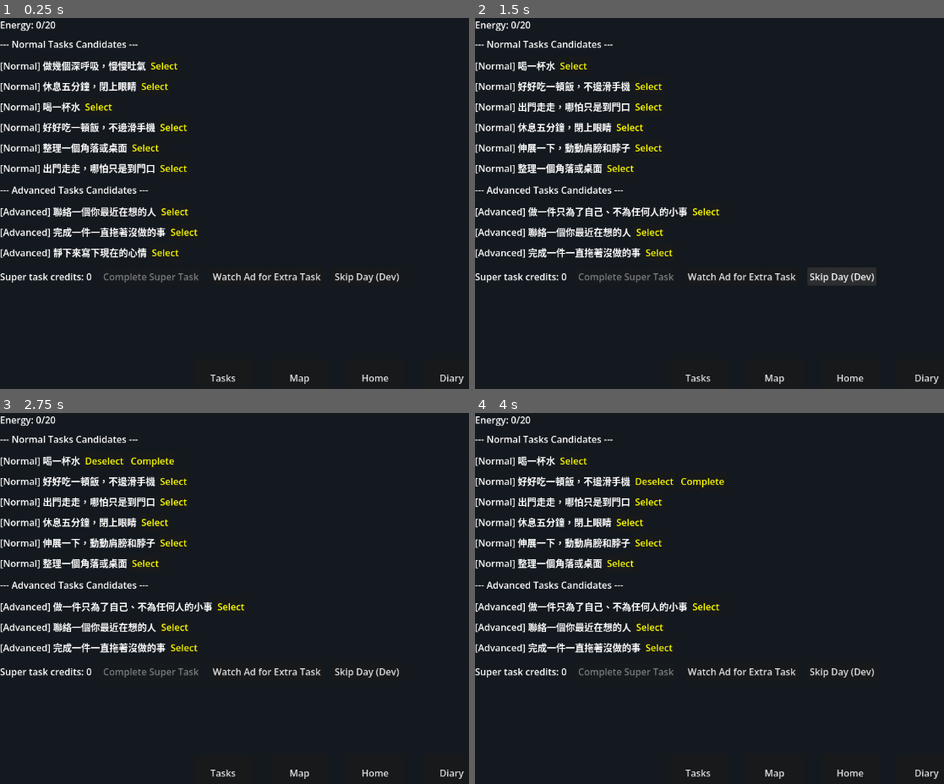
Above: before the commit, frames 1-4 (two rows, left to right).
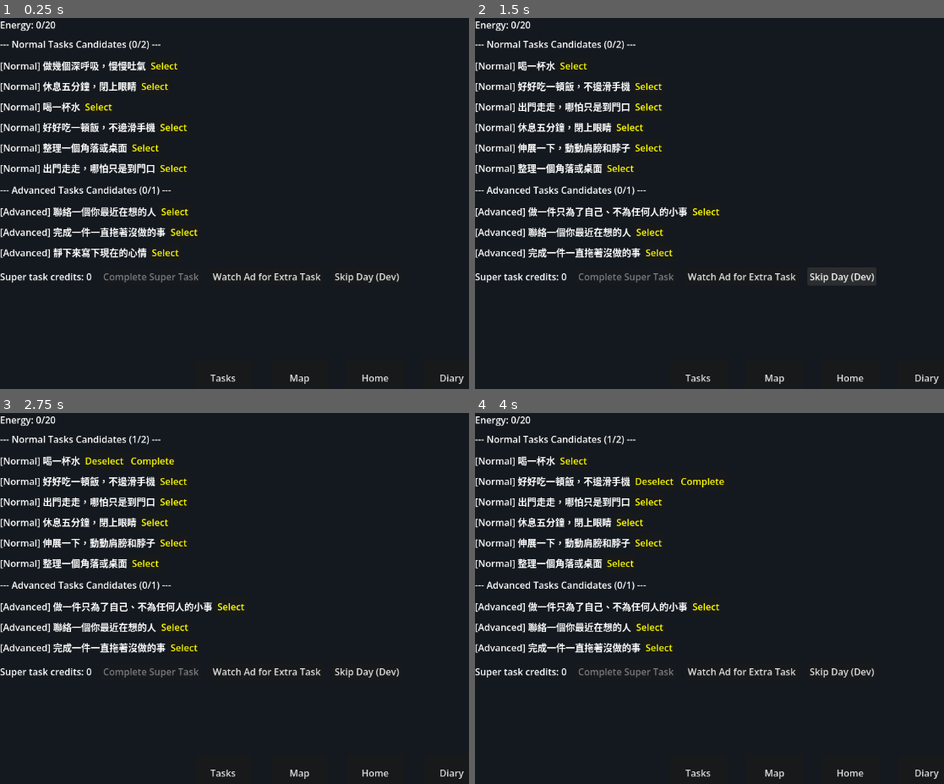
Above: after the commit, the same moments.

Repository: shellpig/Sparkote
Game: Godot game, scene res://scenes/main.tscn
Two runs of this game, one before a commit and one after it. Both use one fixed random seed, a clock stepped at 60 frames per second and the inputs below.
Inputs:
- Up to frame 1 (0.25 s): no input
- Up to frame 2 (1.5 s): click "Skip Day (Dev)" at 0.5 s; click "Skip Day (Dev)" at 1.25 s
- Up to frame 3 (2.75 s): click "Select" at 2 s
- Up to frame 4 (4 s): click "Deselect" at 2.75 s; click "Select" at 3.5 s

The runs differ from the first frame. In frame 1, 0.1% of the frame differs, in the area x 27-37%, y 6-48%; in frame 2, 0.1%; in frame 3, 0.1%; in frame 4, 0.1%.

Commit message:
Implement task select counts, dynamic ad task capacity, and buttons colors

Diff:
--- a/scripts/autoload/game_state.gd
+++ b/scripts/autoload/game_state.gd
@@ -195,6 +195,8 @@
 	var slot_type = "advanced" if is_advanced else "normal"
 	var current_selected = today_selected[slot_type]
 	var limit = Config.get_daily_slots(slot_type)
+	if is_advanced and daily_ad_extra_claimed:
+		limit += 1
 	if current_selected.size() >= limit:
 		return false
 	if not (task_id in current_selected):
--- a/scripts/autoload/task_system.gd
+++ b/scripts/autoload/task_system.gd
@@ -134,8 +134,9 @@
 			unselected.append(t_id)
 
 	if not unselected.is_empty():
+		GameState.mark_daily_ad_extra_claimed()
 		GameState.set_extra_advanced(unselected[0])
-		GameState.mark_daily_ad_extra_claimed()
+		GameState.choose_task(unselected[0], true)
 	else:
 		printerr("TaskSystem: No unselected advanced candidates available to unlock.")
 
--- a/scripts/ui/task_page.gd
+++ b/scripts/ui/task_page.gd
@@ -4,6 +4,8 @@
 @onready var warning_label: Label = $VBoxContainer/Header/WarningLabel
 @onready var normal_container: VBoxContainer = $VBoxContainer/NormalCandidates
 @onready var advanced_container: VBoxContainer = $VBoxContainer/AdvancedCandidates
+@onready var normal_label: Label = $VBoxContainer/NormalCandidatesLabel
+@onready var advanced_label: Label = $VBoxContainer/AdvancedCandidatesLabel
 @onready var super_task_button: Button = $VBoxContainer/Footer/SuperTaskButton
 @onready var super_credits_label: Label = $VBoxContainer/Footer/SuperCreditsLabel
 @onready var ad_button: Button = $VBoxContainer/Footer/AdButton
@@ -47,6 +49,17 @@
 	# Update ad button
 	ad_button.disabled = GameState.daily_ad_extra_claimed
 
+	# Update candidate section headers with selected/limit counts
+	var norm_selected = GameState.today_selected.get("normal", [])
+	var norm_limit = Config.get_daily_slots("normal")
+	normal_label.text = "--- Normal Tasks Candidates (%d/%d) ---" % [norm_selected.size(), norm_limit]
+
+	var adv_selected = GameState.today_selected.get("advanced", [])
+	var adv_limit = Config.get_daily_slots("advanced")
+	if GameState.daily_ad_extra_claimed:
+		adv_limit += 1
+	advanced_label.text = "--- Advanced Tasks Candidates (%d/%d) ---" % [adv_selected.size(), adv_limit]
+
 	# Re-populate candidates
 	_populate_candidates()
 
@@ -60,6 +73,9 @@
 	# Normal candidates
 	var norm_candidates = GameState.today_candidates.get("normal", [])
 	var norm_selected = GameState.today_selected.get("normal", [])
+	var norm_limit = Config.get_daily_slots("normal")
+	var norm_full = norm_selected.size() >= norm_limit
+
 	for task_id in norm_candidates:
 		var task_data = Content.get_task(task_id)
 		var text = task_data.get("text", task_id)
@@ -74,10 +90,18 @@
 		if not is_completed:
 			var select_btn = Button.new()
 			select_btn.text = "Deselect" if is_selected else "Select"
-			select_btn.add_theme_color_override("font_color", Color.YELLOW)
-			select_btn.add_theme_color_override("font_hover_color", Color.YELLOW)
-			select_btn.add_theme_color_override("font_pressed_color", Color.YELLOW)
-			select_btn.add_theme_color_override("font_focus_color", Color.YELLOW)
+
+			var btn_color = Color.YELLOW
+			if not is_selected and norm_full:
+				btn_color = Color.GRAY
+				select_btn.disabled = true
+
+			select_btn.add_theme_color_override("font_color", btn_color)
+			select_btn.add_theme_color_override("font_hover_color", btn_color)
+			select_btn.add_theme_color_override("font_pressed_color", btn_color)
+			select_btn.add_theme_color_override("font_focus_color", btn_color)
+			select_btn.add_theme_color_override("font_disabled_color", Color.GRAY)
+
 			select_btn.pressed.connect(func():
 				if is_selected:
 					GameState.unchoose_task(task_id, false)
@@ -104,11 +128,15 @@
 	var adv_candidates = GameState.today_candidates.get("advanced", [])
 	var adv_selected = GameState.today_selected.get("advanced", [])
 	var extra_advanced = GameState.today_selected.get("extra_advanced", "")
+	var adv_limit = Config.get_daily_slots("advanced")
+	if GameState.daily_ad_extra_claimed:
+		adv_limit += 1
+	var adv_full = adv_selected.size() >= adv_limit
 
 	for task_id in adv_candidates:
 		var task_data = Content.get_task(task_id)
 		var text = task_data.get("text", task_id)
-		var is_selected = (task_id in adv_selected) or (task_id == extra_advanced and not extra_advanced.is_empty())
+		var is_selected = task_id in adv_selected
 		var is_extra = task_id == extra_advanced
 		var is_completed = GameState.is_task_completed(task_id)
 
@@ -120,26 +148,21 @@
 		if not is_completed:
 			var select_btn = Button.new()
 			select_btn.text = "Deselect" if is_selected else "Select"
-			select_btn.add_theme_color_override("font_color", Color.YELLOW)
-			select_btn.add_theme_color_override("font_hover_color", Color.YELLOW)
-			select_btn.add_theme_color_override("font_pressed_color", Color.YELLOW)
-			select_btn.add_theme_color_override("font_focus_color", Color.YELLOW)
+
+			var btn_color = Color.YELLOW
+			if not is_selected and adv_full:
+				btn_color = Color.GRAY
+				select_btn.disabled = true
+
+			select_btn.add_theme_color_override("font_color", btn_color)
+			select_btn.add_theme_color_override("font_hover_color", btn_color)
+			select_btn.add_theme_color_override("font_pressed_color", btn_color)
+			select_btn.add_theme_color_override("font_focus_color", btn_color)
+			select_btn.add_theme_color_override("font_disabled_color", Color.GRAY)
+
 			select_btn.pressed.connect(func():
-				if is_selected:
-					# Extra advanced can't be deselected in first version or can be? Let's allow unchoose
-					if is_extra:
-						GameState.set_extra_advanced("")
-					else:
-						GameState.unchoose_task(task_id, true)
-				else:
-					if is_extra:
-						GameState.set_extra_advanced(task_id)
-					else:
-						GameState.choose_task(task_id, true)
+				GameState.unchoose_task(task_id, true) if is_selected else GameState.choose_task(task_id, true)
 			)
-			# If daily normal advanced cap reached, disable advanced select button (unless it is extra advanced)
-			if not is_selected and not is_extra and adv_selected.size() >= Config.get_daily_slots("advanced"):
-				select_btn.disabled = true
 			hbox.add_child(select_btn)
 
 			if is_selected:
